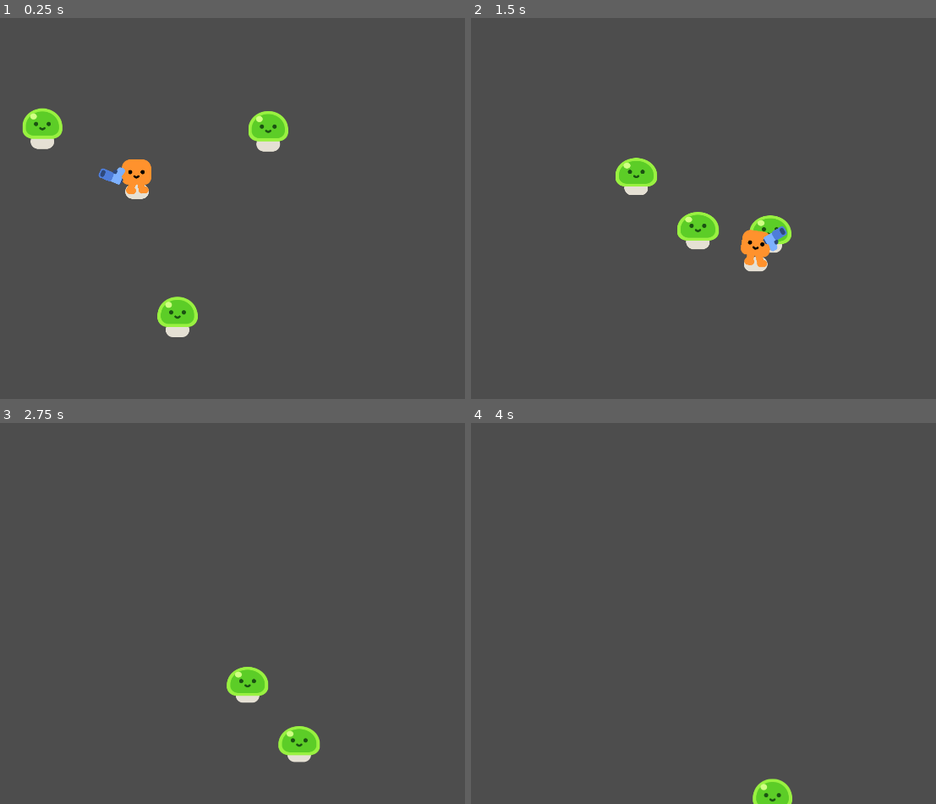
Above: before the commit, frames 1-4 (two rows, left to right).
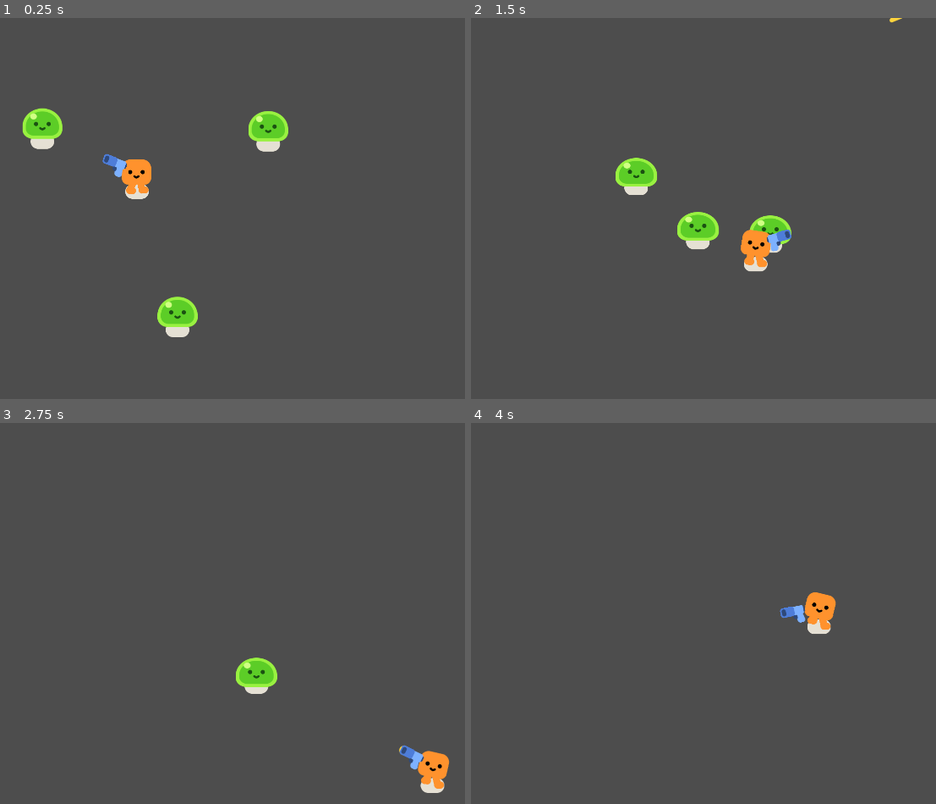
Above: after the commit, the same moments.

Repository: Technostalgic/csci4140-hw2
Game: Godot game, scene res://Game.tscn
The game is run twice, just before and just after one commit, with the same random seed, the same clock (stepped at 60 frames per second) and the same inputs.
Inputs:
- Up to frame 1 (0.25 s): no input
- Up to frame 2 (1.5 s): hold D (move_right) 0.53-1.28 s; hold S (move_down) from 1.28 s (still down)
- Up to frame 3 (2.75 s): release S (move_down) at 2.03 s; hold D (move_right) from 2.03 s (still down)
- Up to frame 4 (4 s): release D (move_right) at 2.78 s; hold W (move_up) 2.78-3.53 s; hold A (move_left) from 3.53 s (still down)

The runs differ from the first frame. In frame 1, 0.3% of the frame differs, in the area x 21-28%, y 35-44%; in frame 2, 0.2%; in frame 3, 2.2%, in the area x 48-97%, y 61-98%; in frame 4, 1.2%.

Commit message:
implement bullet

Diff:
--- a/characters/hero.tscn
+++ b/characters/hero.tscn
@@ -29,5 +29,5 @@
 shape = SubResource("CircleShape2D_o3jbo")
 
 [node name="Gun" parent="." unique_id=628232303 instance=ExtResource("3_t4k1q")]
-position = Vector2(0, -29)
+position = Vector2(0, -42)
 collision_mask = 3
--- a/characters/mob.gd
+++ b/characters/mob.gd
@@ -4,6 +4,7 @@
 var hero: Hero = null
 @export var slime_node: Node2D = null
 @export var movement_speed: float = 300
+@export var health: float = 3
 
 func _ready() -> void:
 	hero = Game.instance.hero
@@ -13,3 +14,8 @@
 	var direction := (hero.global_position - global_position).normalized()
 	velocity = direction * movement_speed
 	move_and_slide()
+
+func take_damage(damage: float) -> void:
+	health -= damage
+	if health <= 0:
+		queue_free()
--- /dev/null
+++ b/pistol/bullet.gd
@@ -0,0 +1,17 @@
+class_name Bullet
+extends Area2D
+
+@export var speed: float = 1000
+@export var damage: float = 1
+
+# Called every frame. 'delta' is the elapsed time since the previous frame.
+func _process(delta: float) -> void:
+	global_position += transform.basis_xform(Vector2.RIGHT) * speed * delta
+
+
+func _on_body_entered(body: Node2D) -> void:
+	if body is Hero: return
+	queue_free()
+
+	if body is Mob:
+		body.take_damage(damage)
--- /dev/null
+++ b/pistol/bullet.tscn
@@ -0,0 +1,22 @@
+[gd_scene format=3 uid="uid://bmo0auqbfad2o"]
+
+[ext_resource type="Script" uid="uid://clrbl4p00uk0" path="res://pistol/bullet.gd" id="1_5tgod"]
+[ext_resource type="Texture2D" uid="uid://bd4rrqj72amnx" path="res://pistol/projectile.png" id="1_mt7ak"]
+
+[sub_resource type="CircleShape2D" id="CircleShape2D_o3jbo"]
+radius = 14.0
+
+[node name="Bullet" type="Area2D" unique_id=67983416]
+collision_layer = 0
+collision_mask = 3
+script = ExtResource("1_5tgod")
+speed = 1200.0
+
+[node name="Projectile" type="Sprite2D" parent="." unique_id=1858120656]
+position = Vector2(-11, -1)
+texture = ExtResource("1_mt7ak")
+
+[node name="CollisionShape2D" type="CollisionShape2D" parent="." unique_id=1757929743]
+shape = SubResource("CircleShape2D_o3jbo")
+
+[connection signal="body_entered" from="." to="." method="_on_body_entered"]
--- a/pistol/gun.gd
+++ b/pistol/gun.gd
@@ -1,6 +1,9 @@
 extends Area2D
 
 var overlapping_mobs: Array[CharacterBody2D] = []
+@export var projectile_spawnpoint: Marker2D = null
+@export var fire_timer: Timer = null
+@export var projectile: PackedScene = null
 
 # Called when the node enters the scene tree for the first time.
 func _ready() -> void:
@@ -10,10 +13,19 @@
 # Called every frame. 'delta' is the elapsed time since the previous frame.
 func _process(delta: float) -> void:
 	var closest_mob = get_closest_mob()
-	if closest_mob != null:
+	if closest_mob == null:
+		fire_timer.stop()
+	else:
+		if fire_timer.is_stopped():
+			fire_timer.start()
 		var difference: Vector2 = closest_mob.global_position - global_position
 		var direction := atan2(difference.y, difference.x)
 		global_rotation = direction
+
+		if direction > PI * 0.5 or direction < -PI * 0.5:
+			scale.y = -1
+		else:
+			scale.y = 1
 
 
 func get_closest_mob() -> CharacterBody2D:
@@ -29,6 +41,13 @@
 
 	return closest_mob
 
+func fire() -> void:
+	var bullet: Bullet = projectile.instantiate()
+	get_tree().root.add_child(bullet)
+	bullet.global_position = projectile_spawnpoint.global_position
+	bullet.global_rotation = projectile_spawnpoint.global_rotation
+	if fire_timer.is_stopped():
+		fire_timer.start()
 
 func _on_body_entered(body: Node2D) -> void:
 	if body is Mob:
@@ -40,3 +59,7 @@
 		var index = overlapping_mobs.find(body)
 		if index >= 0:
 			overlapping_mobs.remove_at(index)
+
+
+func _on_fire_timer_timeout() -> void:
+	fire()
--- a/pistol/gun.tscn
+++ b/pistol/gun.tscn
@@ -2,14 +2,22 @@
 
 [ext_resource type="Script" uid="uid://dqrvq1m0j3d0d" path="res://pistol/gun.gd" id="1_b7uwb"]
 [ext_resource type="Texture2D" uid="uid://coon1w77o334i" path="res://pistol/pistol.png" id="1_kmld4"]
+[ext_resource type="PackedScene" uid="uid://bmo0auqbfad2o" path="res://pistol/bullet.tscn" id="2_donny"]
 
 [sub_resource type="CircleShape2D" id="CircleShape2D_o3jbo"]
 radius = 879.0142
 
-[node name="Gun" type="Area2D" unique_id=628232303]
+[node name="Gun" type="Area2D" unique_id=628232303 node_paths=PackedStringArray("projectile_spawnpoint", "fire_timer")]
 collision_layer = 0
 collision_mask = 2
 script = ExtResource("1_b7uwb")
+projectile_spawnpoint = NodePath("WeaponAnchor/Pistol/ProjectileSpawnpoint")
+fire_timer = NodePath("FireTimer")
+projectile = ExtResource("2_donny")
+
+[node name="FireTimer" type="Timer" parent="." unique_id=466582412]
+wait_time = 0.3
+autostart = true
 
 [node name="WeaponAnchor" type="Marker2D" parent="." unique_id=471340787]
 position = Vector2(55, 0)
@@ -26,3 +34,4 @@
 
 [connection signal="body_entered" from="." to="." method="_on_body_entered"]
 [connection signal="body_exited" from="." to="." method="_on_body_exited"]
+[connection signal="timeout" from="FireTimer" to="." method="_on_fire_timer_timeout"]
Not shown, added: pistol/bullet.gd.uid
